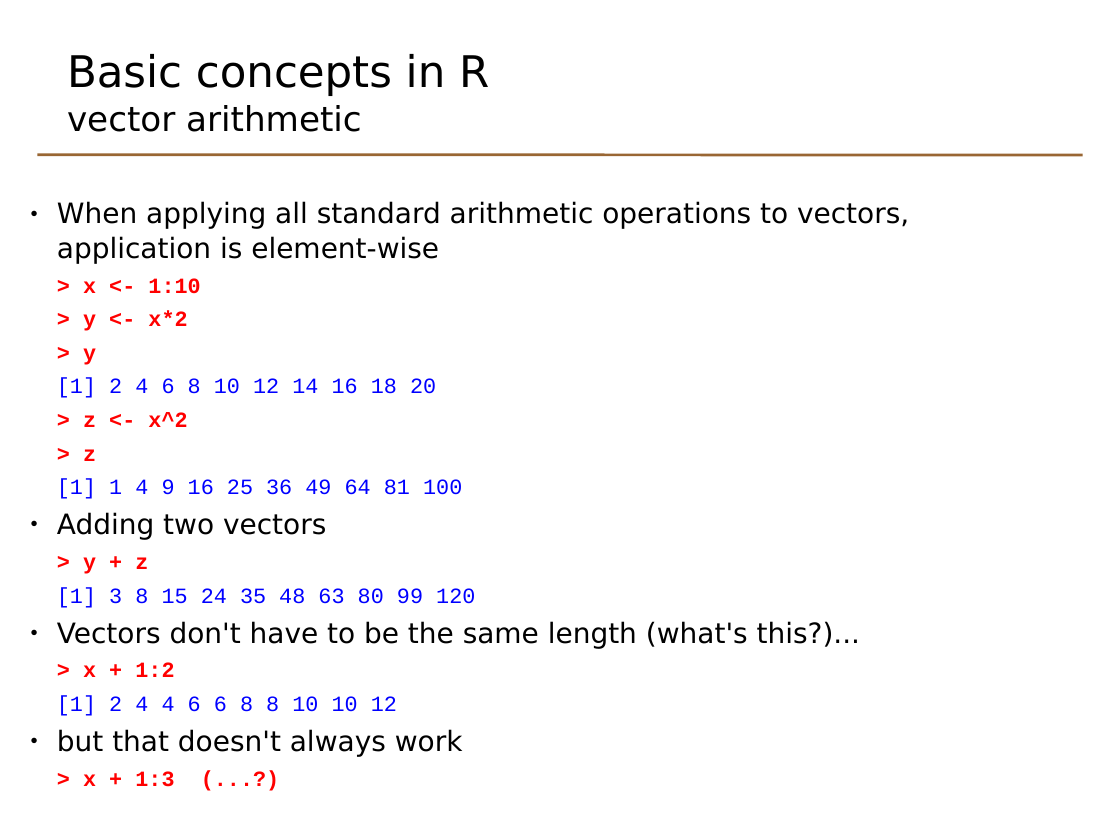
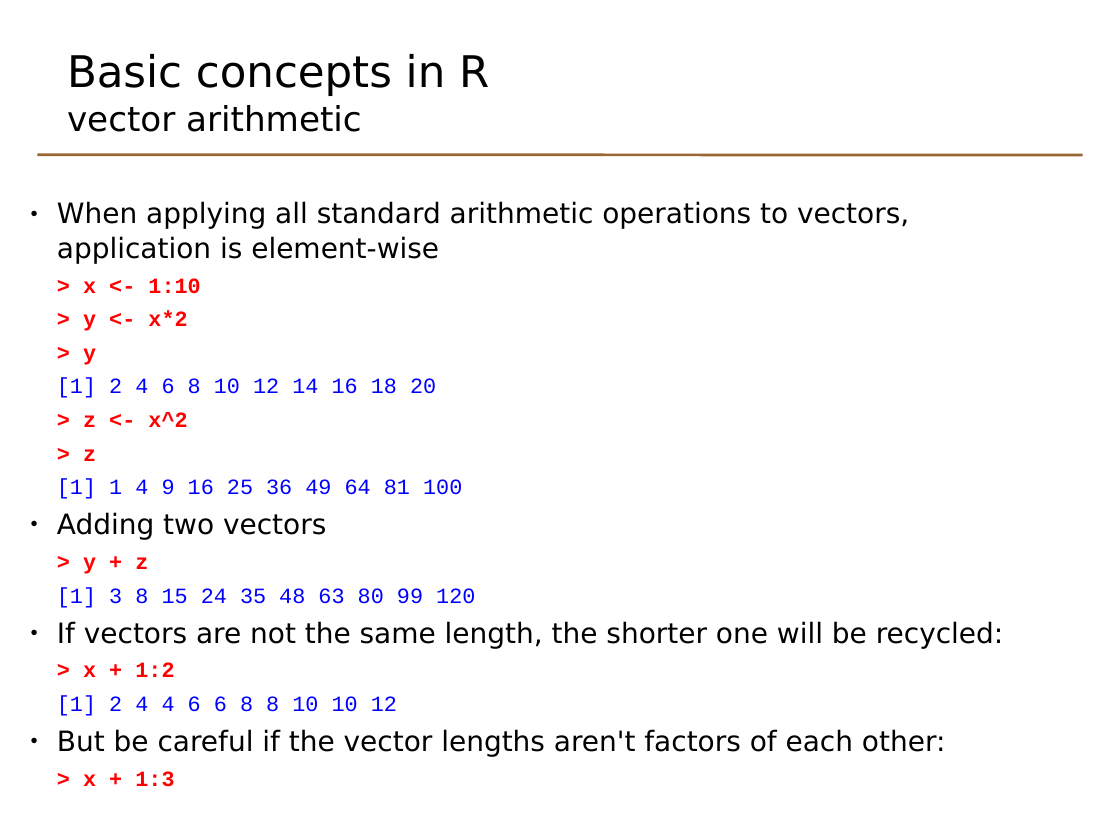
Before and after one commit to lgatto/TeachingMaterial, a slide deck: slide 19 of odp/basicr_day1_1_introduction.odp. Drawn at 1120x840 pixels with LibreOffice and Linux fonts; fonts in the diff are those of the drawing. Boxes give left, top, right and bottom in pixels: in the first picture for what was removed or moved away, otherwise in the second. Text is boxed around its words. In the diff, an @@ line names an element or a change of style, - is before the commit and + after.

Commit message:
Add genome size exercise to introduction; explain character vectors; return list example; shift source instruction for patients dataframe; rewrite programming techniques section; add model formula explanation

```diff
--- a/odp/basicr_day1_1_introduction.odp
+++ b/odp/basicr_day1_1_introduction.odp
@@ text at [57, 621, 1004, 649]: text changed @@
-● Vectors don't have to be the same length (what's this?)...
+● If vectors are not the same length, the shorter one will be recycled:
@@ text at [57, 729, 945, 787]: text changed @@
-● but that doesn't always work
-> x + 1:3 (...?)
+● But be careful if the vector lengths aren't factors of each other:
+> x + 1:3
```
Also in this commit, not shown: 3 slides added, 9 other files.
